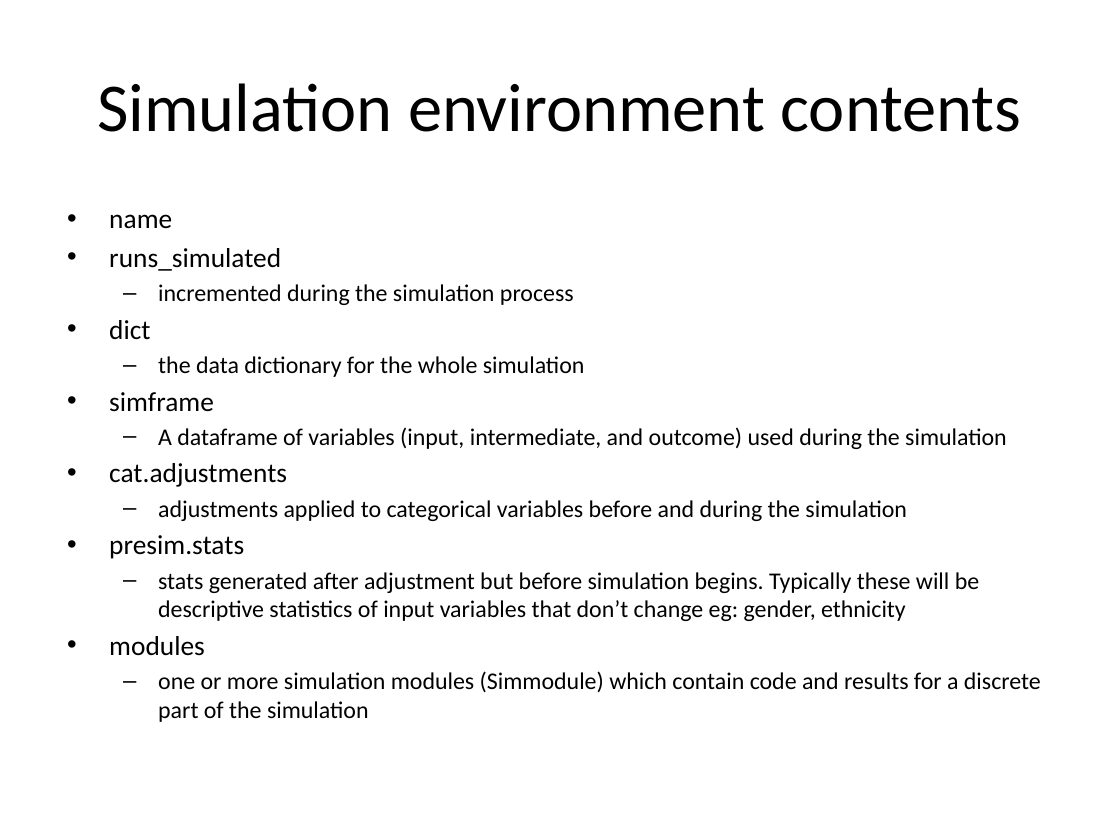
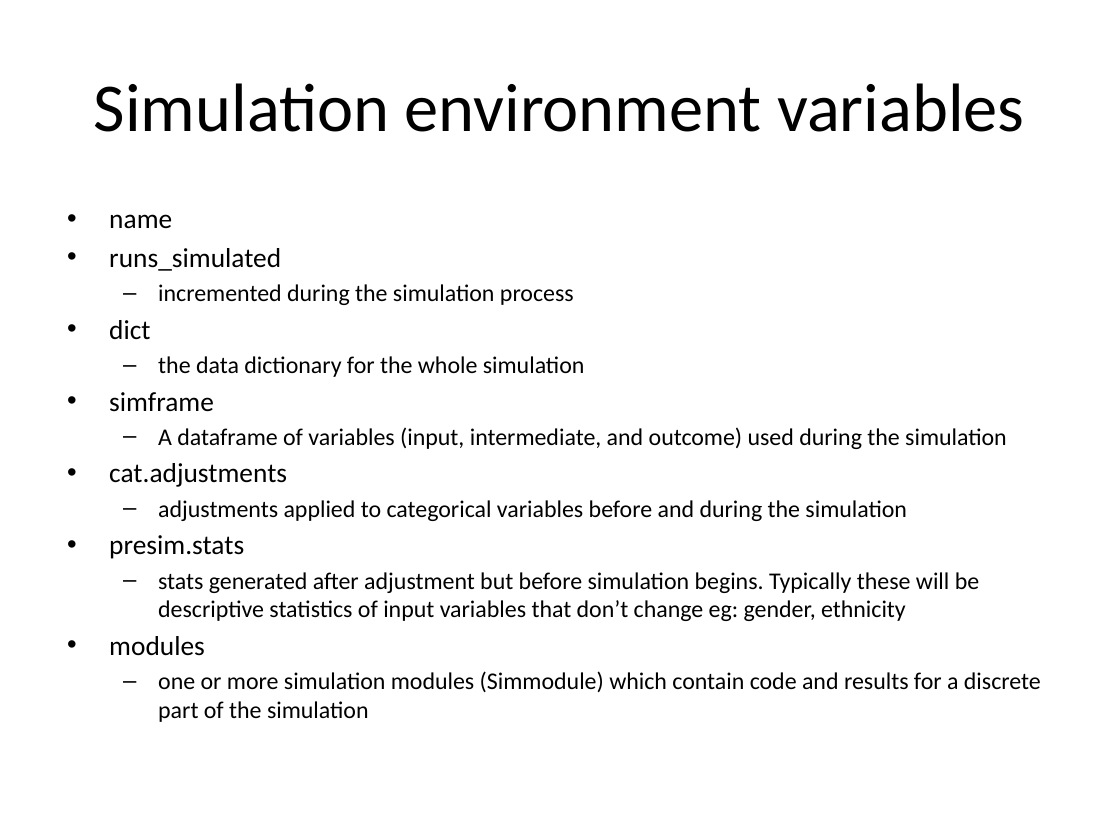
Before and after one commit to compassresearchcentre/simario, a slide deck: slide 6 of docs/Simar overview.pptx. Drawn at 1120x840 pixels with LibreOffice and Linux fonts; fonts in the diff are those of the drawing. Boxes give left, top, right and bottom in pixels: in the first picture for what was removed or moved away, otherwise in the second. Text is boxed around its words. In the diff, an @@ line names an element or a change of style, - is before the commit and + after.

```diff
--- a/docs/Simar overview.pptx
+++ b/docs/Simar overview.pptx
@@ title at [94,83,1024,132]: text changed @@
-Simulation environment contents
+Simulation environment variables
```
Also in this commit, not shown: 6 other slides changed, 5 slides added, 1 slide removed, 2 other files.
